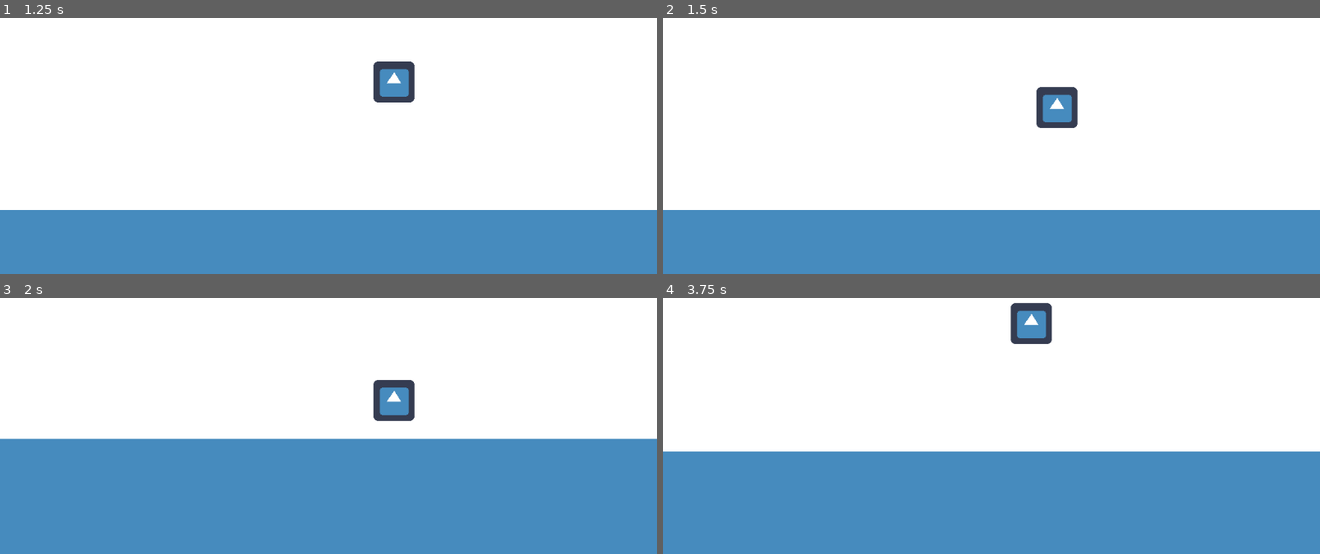
Above: before the commit, frames 1-4 (two rows, left to right).
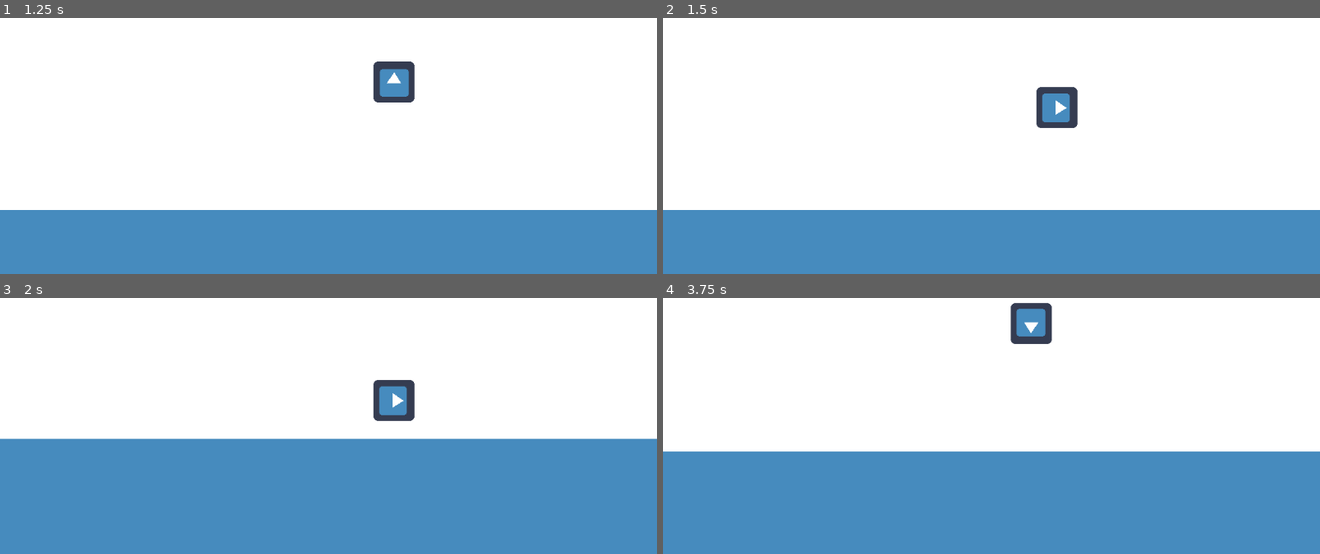
Above: after the commit, the same moments.

Repository: Greaby/jam-le-temps
Game: Godot game, scene res://scenes/Level.tscn
Same seed, same stepped clock (60 frames per second), same inputs: the game is played once before the commit and once after it. The engine's default icon, where the game draws it, is replaced by a stand-in: a white triangle on a blue panel in a dark square.
Inputs:
- Up to frame 1 (1.25 s): tap Enter at 0.5 s; hold Right (ui_right) from 0.53 s (still down)
- Up to frame 2 (1.5 s): release Right (ui_right) at 1.28 s; hold Down (ui_down) from 1.28 s (still down)
- Up to frame 3 (2 s): keep holding Down (ui_down)
- Up to frame 4 (3.75 s): release Down (ui_down) at 2.03 s; hold Right (ui_right) 2.03-2.78 s; tap Space at 2.75 s; hold Up (ui_up) 2.78-3.53 s; hold Left (ui_left) from 3.53 s (still down)

Frame 1 is identical in both runs. In frame 2, 0.1% of the frame differs, in the area x 57-63%, y 29-41%; in frame 3, 0.1%; in frame 4, 0.2%, in the area x 53-59%, y 4-16%.

Commit message:
add controls

Diff:
--- a/project.godot
+++ b/project.godot
@@ -14,6 +14,29 @@
 run/main_scene="res://scenes/Level.tscn"
 config/icon="res://icon.png"
 
+[input]
+
+move_up=[ Object(InputEventKey,"resource_local_to_scene":false,"resource_name":"","device":0,"alt":false,"shift":false,"control":false,"meta":false,"command":false,"pressed":false,"scancode":87,"unicode":0,"echo":false,"script":null)
+, Object(InputEventJoypadButton,"resource_local_to_scene":false,"resource_name":"","device":0,"button_index":12,"pressure":0.0,"pressed":false,"script":null)
+, Object(InputEventKey,"resource_local_to_scene":false,"resource_name":"","device":0,"alt":false,"shift":false,"control":false,"meta":false,"command":false,"pressed":false,"scancode":16777232,"unicode":0,"echo":false,"script":null)
+, Object(InputEventJoypadMotion,"resource_local_to_scene":false,"resource_name":"","device":0,"axis":1,"axis_value":-1.0,"script":null)
+ ]
+move_down=[ Object(InputEventKey,"resource_local_to_scene":false,"resource_name":"","device":0,"alt":false,"shift":false,"control":false,"meta":false,"command":false,"pressed":false,"scancode":83,"unicode":0,"echo":false,"script":null)
+, Object(InputEventJoypadButton,"resource_local_to_scene":false,"resource_name":"","device":0,"button_index":13,"pressure":0.0,"pressed":false,"script":null)
+, Object(InputEventKey,"resource_local_to_scene":false,"resource_name":"","device":0,"alt":false,"shift":false,"control":false,"meta":false,"command":false,"pressed":false,"scancode":16777234,"unicode":0,"echo":false,"script":null)
+, Object(InputEventJoypadMotion,"resource_local_to_scene":false,"resource_name":"","device":0,"axis":1,"axis_value":1.0,"script":null)
+ ]
+move_left=[ Object(InputEventKey,"resource_local_to_scene":false,"resource_name":"","device":0,"alt":false,"shift":false,"control":false,"meta":false,"command":false,"pressed":false,"scancode":65,"unicode":0,"echo":false,"script":null)
+, Object(InputEventJoypadButton,"resource_local_to_scene":false,"resource_name":"","device":0,"button_index":14,"pressure":0.0,"pressed":false,"script":null)
+, Object(InputEventKey,"resource_local_to_scene":false,"resource_name":"","device":0,"alt":false,"shift":false,"control":false,"meta":false,"command":false,"pressed":false,"scancode":16777231,"unicode":0,"echo":false,"script":null)
+, Object(InputEventJoypadMotion,"resource_local_to_scene":false,"resource_name":"","device":0,"axis":0,"axis_value":-1.0,"script":null)
+ ]
+move_right=[ Object(InputEventKey,"resource_local_to_scene":false,"resource_name":"","device":0,"alt":false,"shift":false,"control":false,"meta":false,"command":false,"pressed":false,"scancode":68,"unicode":0,"echo":false,"script":null)
+, Object(InputEventJoypadButton,"resource_local_to_scene":false,"resource_name":"","device":0,"button_index":15,"pressure":0.0,"pressed":false,"script":null)
+, Object(InputEventKey,"resource_local_to_scene":false,"resource_name":"","device":0,"alt":false,"shift":false,"control":false,"meta":false,"command":false,"pressed":false,"scancode":16777233,"unicode":0,"echo":false,"script":null)
+, Object(InputEventJoypadMotion,"resource_local_to_scene":false,"resource_name":"","device":0,"axis":0,"axis_value":1.0,"script":null)
+ ]
+
 [rendering]
 
 environment/default_environment="res://default_env.tres"
--- a/scripts/Player.gd
+++ b/scripts/Player.gd
@@ -8,9 +8,11 @@
 
 func update_motion(delta):
 	var velocity = Vector2()
-	velocity.x += int(Input.is_action_pressed("ui_right")) - int(Input.is_action_pressed("ui_left"))
-	velocity.y += int(Input.is_action_pressed("ui_down")) - int(Input.is_action_pressed("ui_up"))
+	velocity.x += int(Input.is_action_pressed("move_right")) - int(Input.is_action_pressed("move_left"))
+	velocity.y += int(Input.is_action_pressed("move_down")) - int(Input.is_action_pressed("move_up"))
 	velocity = velocity.normalized() * SPEED
+
+	rotation = velocity.angle()
 
 	if not velocity == Vector2():
 		motion = velocity
